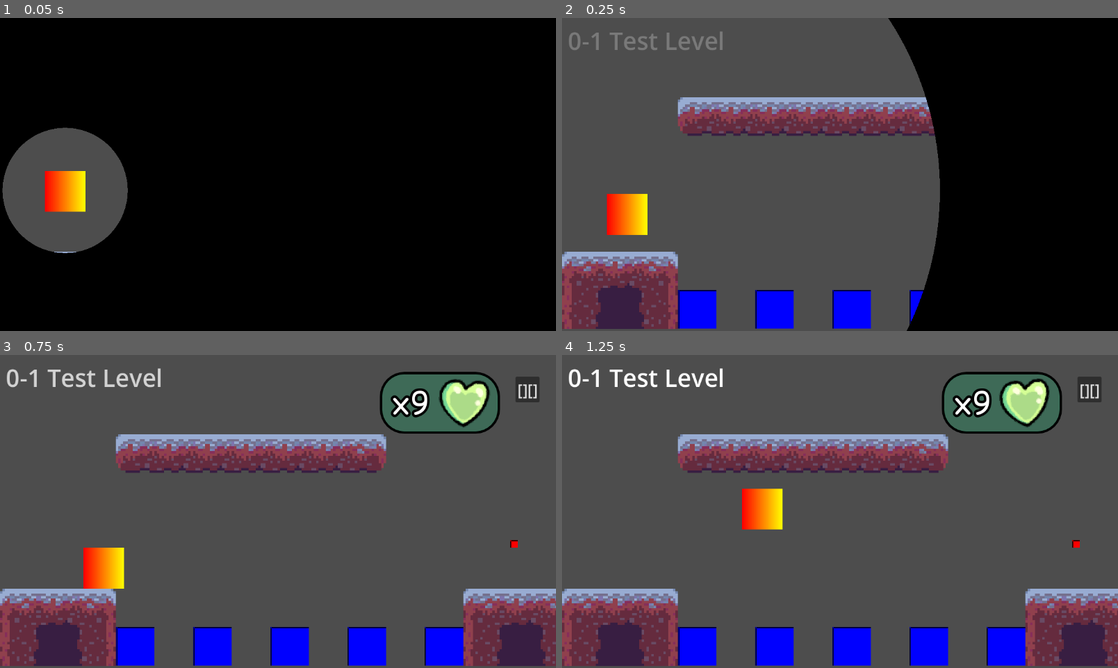
Above: before the commit, frames 1-4 (two rows, left to right).
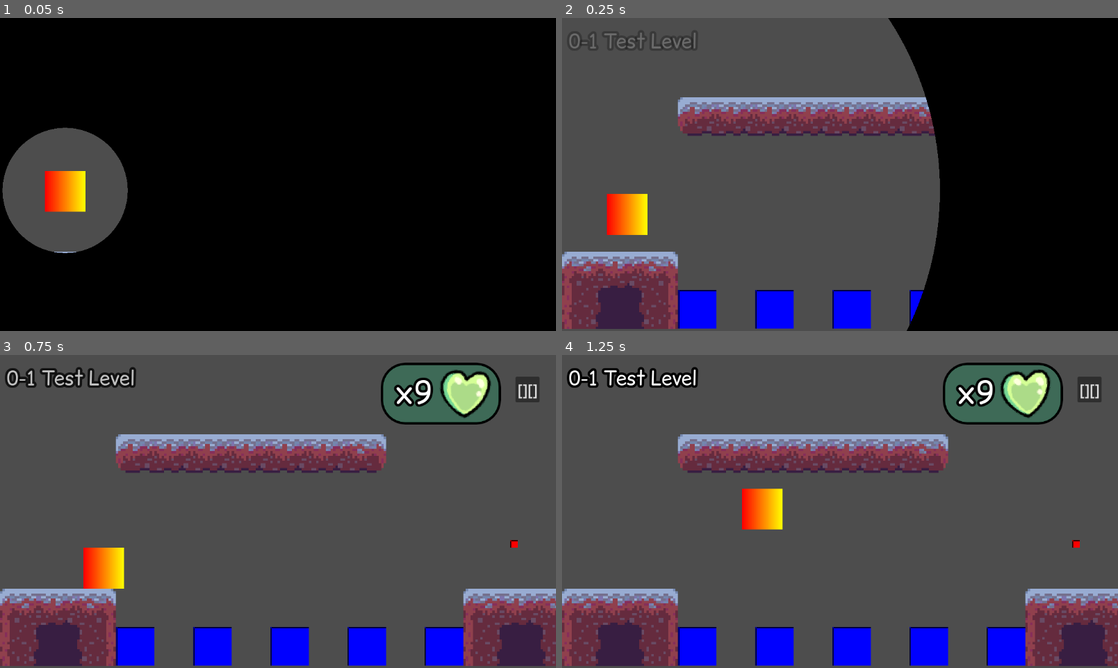
Above: after the commit, the same moments.

Repository: tiffit/SlimeLives
Game: Godot game, scene res://game_main.tscn
Same seed, same stepped clock (60 frames per second), same inputs: the game is played once before the commit and once after it. The engine's default icon, where the game draws it, is replaced by a stand-in: a white triangle on a blue panel in a dark square.
Inputs:
- Up to frame 1 (0.05 s): no input
- Up to frame 2 (0.25 s): no input
- Up to frame 3 (0.75 s): hold D (move_right) from 0.53 s (still down)
- Up to frame 4 (1.25 s): keep holding D (move_right); tap Space (move_jump) at 0.77 s

Frame 1 is identical in both runs. In frame 2, 0.6% of the frame differs, in the area x 1-29%, y 4-11%; in frame 3, 4.3%; in frame 4, 4.3%, in the area x 0-91%, y 2-26%.

Commit message:
level font and ui stuff

Diff:
--- a/ui/ui.tscn
+++ b/ui/ui.tscn
@@ -2,8 +2,7 @@
 
 [ext_resource type="Script" uid="uid://covnqteot2xrf" path="res://ui/ui.gd" id="1_m6e0p"]
 [ext_resource type="FontFile" uid="uid://dc7dxafyie71e" path="res://sprites/ComicRelief-Regular.ttf" id="2_27fn8"]
-[ext_resource type="PackedScene" uid="uid://kpkqihk2lgdb" path="res://heart_icon.tscn" id="3_27fn8"]
-[ext_resource type="Texture2D" uid="uid://fq22cbvv2412" path="res://icon.svg" id="1_fyqef"]
+[ext_resource type="PackedScene" uid="uid://kpkqihk2lgdb" path="res://ui/heart_icon.tscn" id="3_27fn8"]
 
 [sub_resource type="StyleBoxFlat" id="StyleBoxFlat_27fn8"]
 bg_color = Color(0.18039216, 0.53333336, 0.38431373, 0.49019608)
@@ -40,10 +39,10 @@
 
 [node name="PanelContainer" type="PanelContainer" parent="."]
 layout_mode = 0
-offset_left = 787.0
-offset_top = 35.0
-offset_right = 1036.0
-offset_bottom = 163.0
+offset_left = 789.0
+offset_top = 16.0
+offset_right = 1038.0
+offset_bottom = 144.0
 theme_override_styles/panel = SubResource("StyleBoxFlat_27fn8")
 
 [node name="MarginContainer" type="MarginContainer" parent="PanelContainer"]
@@ -58,6 +57,9 @@
 
 [node name="MarginContainer" type="MarginContainer" parent="PanelContainer/MarginContainer/HBoxContainer"]
 layout_mode = 2
+theme_override_constants/margin_left = 5
+theme_override_constants/margin_right = -5
+theme_override_constants/margin_bottom = 5
 
 [node name="Label" type="Label" parent="PanelContainer/MarginContainer/HBoxContainer/MarginContainer"]
 layout_mode = 2
@@ -72,15 +74,15 @@
 
 [node name="LevelName" type="Label" parent="."]
 layout_mode = 1
-anchors_preset = 2
-anchor_top = 1.0
-anchor_bottom = 1.0
-offset_left = 12.0
-offset_top = -636.0
-offset_right = 633.0
-offset_bottom = -567.0
-grow_vertical = 0
+offset_left = 14.0
+offset_top = 13.0
+offset_right = 556.0
+offset_bottom = 82.0
 theme = SubResource("Theme_m6e0p")
+theme_override_constants/outline_size = 20
+theme_override_fonts/font = ExtResource("2_27fn8")
+theme_override_font_sizes/font_size = 40
 text = "INSERT LEVEL NAME HERE"
+vertical_alignment = 1
 
 [connection signal="pressed" from="Button" to="." method="_on_button_pressed"]
